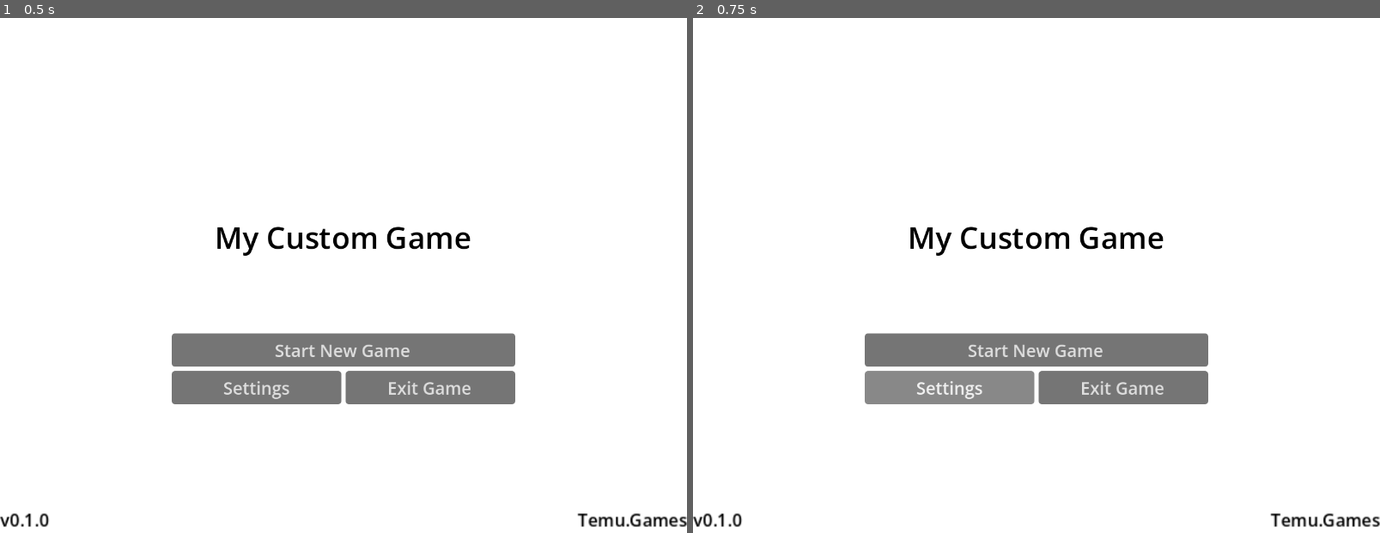
Above: before the commit, frames 1-2 (left to right).
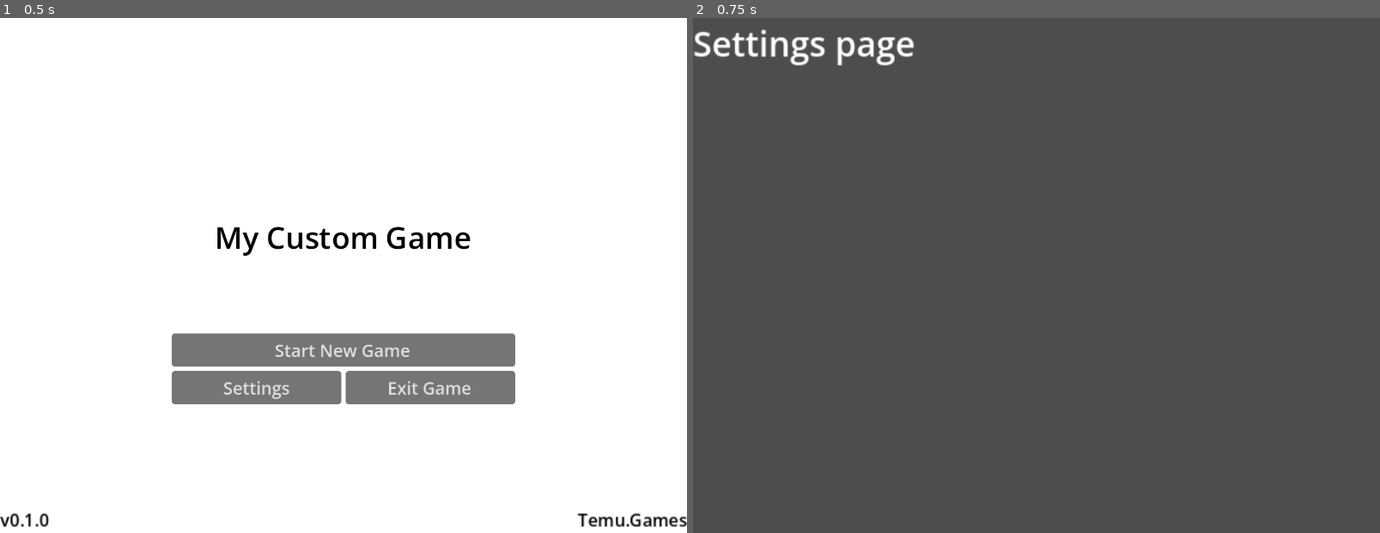
Above: after the commit, the same moments.

Repository: Alduthir/CountDownGame
Game: Godot game, scene res://MainMenu/MainMenu.tscn
Same seed, same stepped clock (60 frames per second), same inputs: the game is played once before the commit and once after it. Before the commit the project starts from res://MainMenu.tscn.
Inputs:
- Up to frame 1 (0.5 s): no input
- Up to frame 2 (0.75 s): click "Settings" at 0.5 s

Frame 1 is identical in both runs. In frame 2, 100% of the frame differs, in the area x 0-100%, y 0-100%.

Commit message:
Added the option to go to the settings page and added the code to start a game.

Diff:
--- a/MainMenu.tscn
+++ b/MainMenu/MainMenu.tscn
@@ -1,7 +1,7 @@
 [gd_scene format=3 uid="uid://b0ohrm1gam4so"]
 
-[ext_resource type="Script" uid="uid://d0hkpyuwl6cb1" path="res://main_menu.gd" id="1_eiy7p"]
-[ext_resource type="Theme" uid="uid://byegh1d0uo8t7" path="res://menu_theme.tres" id="1_i26rj"]
+[ext_resource type="Script" uid="uid://d0hkpyuwl6cb1" path="res://MainMenu/main_menu.gd" id="1_cruaa"]
+[ext_resource type="Theme" uid="uid://byegh1d0uo8t7" path="res://menu_theme.tres" id="2_b76km"]
 
 [node name="Control" type="Control" unique_id=721649581]
 layout_mode = 3
@@ -10,7 +10,7 @@
 anchor_bottom = 1.0
 grow_horizontal = 2
 grow_vertical = 2
-script = ExtResource("1_eiy7p")
+script = ExtResource("1_cruaa")
 
 [node name="ColorRect" type="ColorRect" parent="." unique_id=1895228789]
 layout_mode = 1
@@ -84,11 +84,13 @@
 layout_mode = 2
 size_flags_horizontal = 3
 size_flags_vertical = 8
-theme = ExtResource("1_i26rj")
+theme = ExtResource("2_b76km")
 theme_type_variation = &"HeaderSmall"
 theme_override_font_sizes/font_size = 8
 text = "Temu.Games"
 horizontal_alignment = 2
 vertical_alignment = 2
 
+[connection signal="pressed" from="mainscreen/btn_start" to="." method="_on_btn_start_pressed"]
+[connection signal="pressed" from="mainscreen/inlinebox/btn_settings" to="." method="_on_btn_settings_pressed"]
 [connection signal="pressed" from="mainscreen/inlinebox/btn_exit" to="." method="_on_btn_exit_pressed"]
--- /dev/null
+++ b/MainMenu/Settings/Settings.tscn
@@ -0,0 +1,15 @@
+[gd_scene format=3 uid="uid://d4ak8w5b0vc18"]
+
+[node name="Settings" type="Control" unique_id=1943736395]
+layout_mode = 3
+anchors_preset = 15
+anchor_right = 1.0
+anchor_bottom = 1.0
+grow_horizontal = 2
+grow_vertical = 2
+
+[node name="Label" type="Label" parent="." unique_id=1099085369]
+layout_mode = 0
+offset_right = 40.0
+offset_bottom = 23.0
+text = "Settings page"
--- a/main_menu.gd
+++ b/MainMenu/main_menu.gd
@@ -5,10 +5,15 @@
 func _ready() -> void:
 	pass # Replace with function body.
 
-
 # Called every frame. 'delta' is the elapsed time since the previous frame.
 func _process(delta: float) -> void:
 	pass
 
+func _on_btn_start_pressed() -> void:
+	pass # Replace with function body.
+
+func _on_btn_settings_pressed() -> void:
+	get_tree().change_scene_to_file("res://MainMenu/Settings/Settings.tscn") # Replace with function body.
+
 func _on_btn_exit_pressed() -> void:
 	get_tree().quit()
Not shown: 2 places in MainMenu/MainMenu.tscn that only renumber resources
Renamed: main_menu.gd.uid -> MainMenu/main_menu.gd.uid
